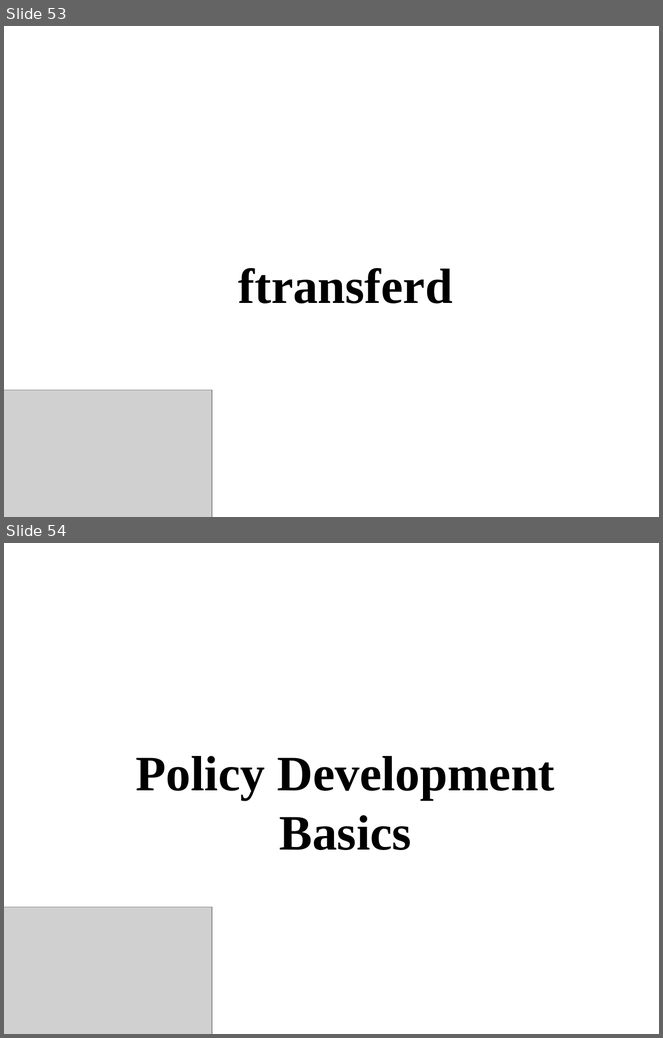
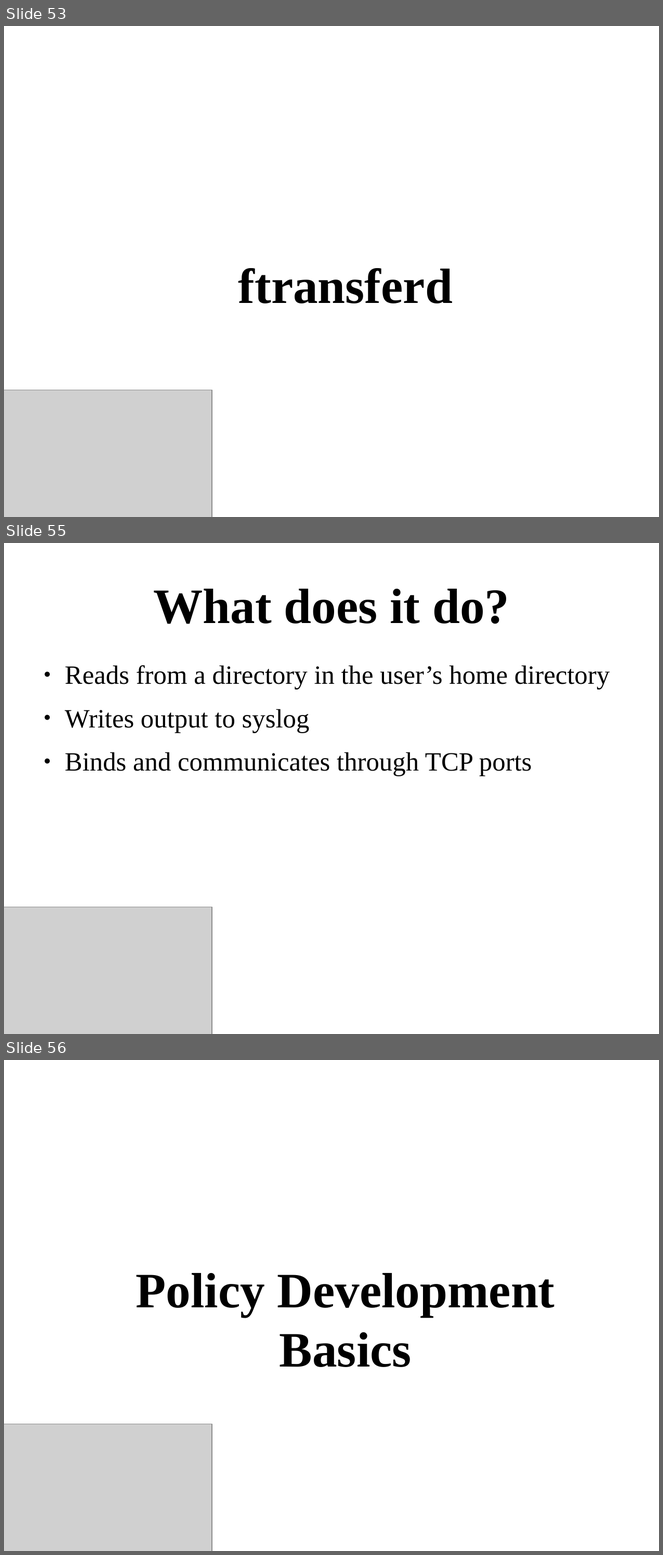
Before and after one commit to dpquigl/demystifying-selinux-part2, a slide deck: demystifying_selinux_part2_OSCON_19JUL2014.odp. Shown one above the other, each under a label of ours: slides 53 and 54 before the commit, slides 53, 55 and 56 after it; the slides between them are not shown. The pictures are 663x1038 and 663x1555 pixels, drawn with LibreOffice and Linux fonts; fonts in the diff are those of the drawing; grey boxes stand for pictures. Boxes give left, top, right and bottom in pixels: in the first picture for what was removed or moved away, otherwise in the second. Text is boxed around its words. In the diff, an @@ line names an element or a change of style, - is before the commit and + after.

```diff
--- a/demystifying_selinux_part2_OSCON_19JUL2014.odp
+++ b/demystifying_selinux_part2_OSCON_19JUL2014.odp
@@ slide 55 added at <box>4,543,659,1034</box>, background #FFFFFF @@
@@ title added at <box>153,589,509,624</box>, 60 pt, text #000000, bold @@
+What does it do?
@@ text added at <box>65,665,610,776</box>, 32 pt, text #000000 @@
+● Reads from a directory in the user’s home directory
+● Writes output to syslog
+● Binds and communicates through TCP ports
@@ picture added at <box>4,908,212,1034</box> @@
@@ what was slide 54 is now slide 56 @@
```
Also in this commit, not shown: 1 other slide added.
